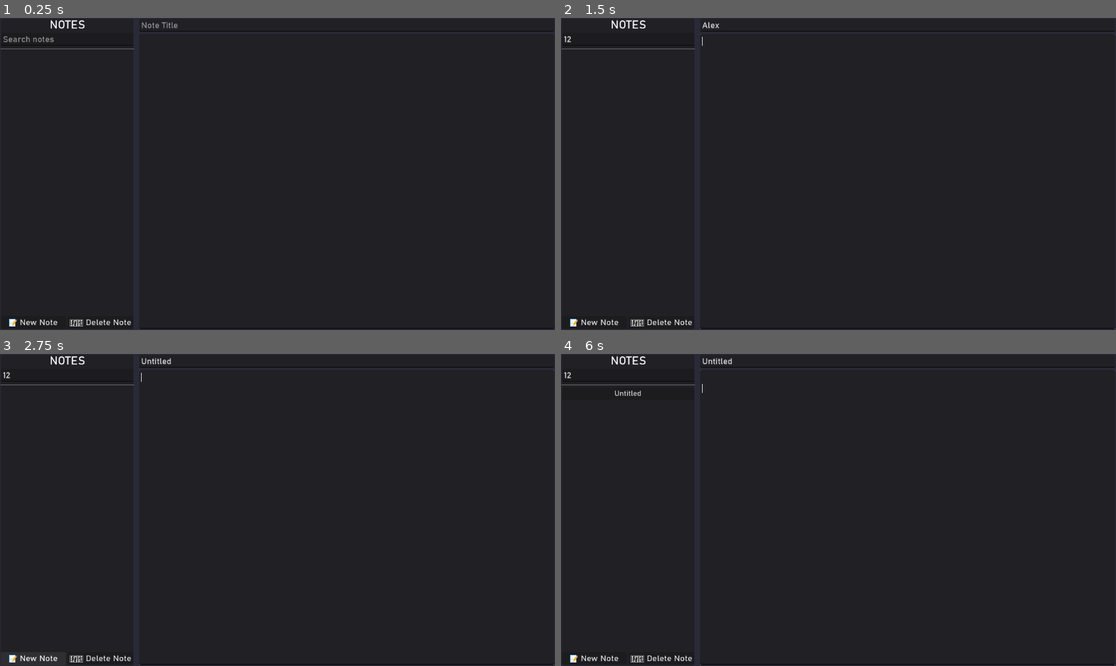
Above: before the commit, frames 1-4 (two rows, left to right).
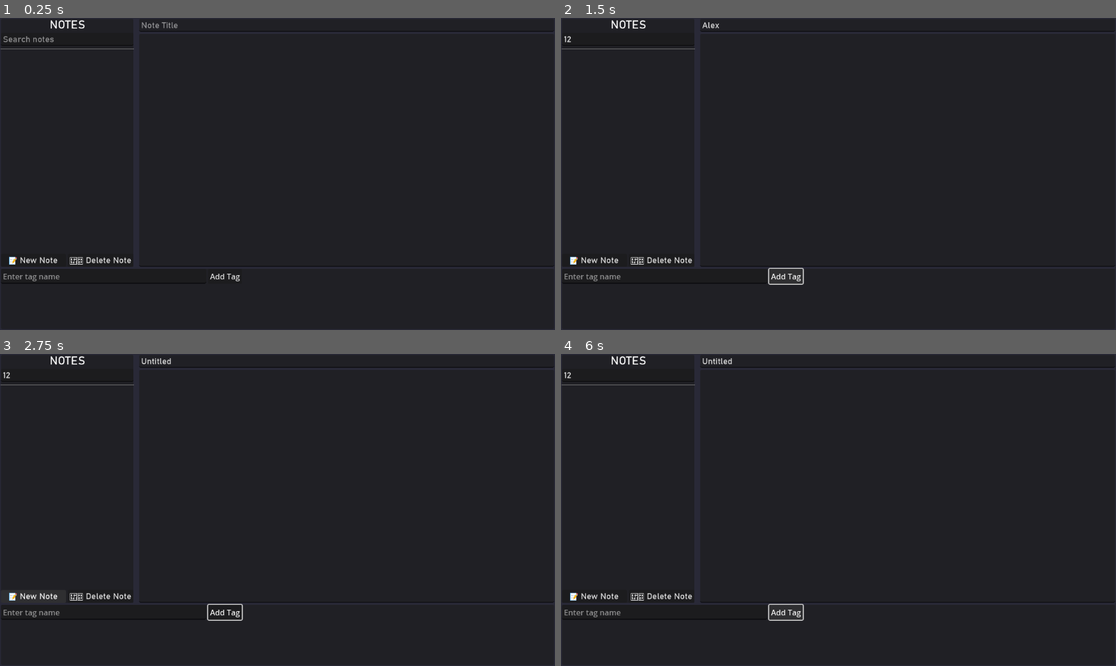
Above: after the commit, the same moments.

Repository: FroglightInteractive/FroglightNotes
Game: Godot game, scene res://scenes/main_window.tscn
Two runs of this game, one before a commit and one after it. Both use one fixed random seed, a clock stepped at 60 frames per second and the inputs below.
Inputs (mouse positions are in pixels of both pictures, inside the frame that each line leads up to):
- Up to frame 1 (0.25 s): no input
- Up to frame 2 (1.5 s): click (627, 39) at 0.52 s; type "12" at 0.6 s; click (905, 24) at 0.75 s; type "Alex" at 0.83 s; click (788, 276) at 1.25 s, where only the run after the commit has a clickable "Add Tag"
- Up to frame 3 (2.75 s): click "📝 New Note" at 2 s
- Up to frame 4 (6 s): click "📝 New Note" at 2.75 s; click (788, 612) at 3.5 s, where only the run after the commit has a clickable "Add Tag"; click "📝 New Note" at 4.25 s; click (788, 612) at 5 s, where only the run after the commit has a clickable "Add Tag"; tap Enter at 5.75 s

The runs differ from the first frame. In frame 1, 0.6% of the frame differs, in the area x 0-44%, y 76-99%; in frame 2, 0.7%; in frame 3, 0.8%; in frame 4, 0.8%, in the area x 0-100%, y 5-100%.

Commit message:
added tags

Diff:
--- a/scenes/main_window.tscn
+++ b/scenes/main_window.tscn
@@ -1,7 +1,8 @@
-[gd_scene load_steps=4 format=3 uid="uid://d4jwm4nfj8skh"]
+[gd_scene load_steps=5 format=3 uid="uid://d4jwm4nfj8skh"]
 
 [ext_resource type="Script" uid="uid://cig7iccmnmjio" path="res://scripts/main_window.gd" id="1_ac7cv"]
 [ext_resource type="FontFile" uid="uid://byypkayusmc3f" path="res://assets/fonts/bahnschrift.ttf" id="2_52e18"]
+[ext_resource type="Script" uid="uid://cqinu8voe8osn" path="res://scripts/tag_bar.gd" id="3_lp381"]
 
 [sub_resource type="LabelSettings" id="LabelSettings_p671h"]
 font = ExtResource("2_52e18")
@@ -141,4 +142,51 @@
 theme_override_fonts/font = ExtResource("2_52e18")
 theme_override_font_sizes/font_size = 18
 
+[node name="BottomBar" type="Control" parent="MarginContainer/VBoxContainer"]
+custom_minimum_size = Vector2(0, 125)
+layout_mode = 2
+
+[node name="TagBar" type="Panel" parent="MarginContainer/VBoxContainer/BottomBar"]
+layout_mode = 1
+anchors_preset = 15
+anchor_right = 1.0
+anchor_bottom = 1.0
+grow_horizontal = 2
+grow_vertical = 2
+script = ExtResource("3_lp381")
+
+[node name="VBoxContainer" type="VBoxContainer" parent="MarginContainer/VBoxContainer/BottomBar/TagBar"]
+layout_mode = 1
+anchors_preset = 15
+anchor_right = 1.0
+anchor_bottom = 1.0
+grow_horizontal = 2
+grow_vertical = 2
+
+[node name="GridContainer" type="GridContainer" parent="MarginContainer/VBoxContainer/BottomBar/TagBar/VBoxContainer"]
+custom_minimum_size = Vector2(500, 0)
+layout_mode = 2
+size_flags_horizontal = 0
+columns = 2
+
+[node name="TagsLine" type="LineEdit" parent="MarginContainer/VBoxContainer/BottomBar/TagBar/VBoxContainer/GridContainer"]
+layout_mode = 2
+size_flags_horizontal = 3
+placeholder_text = "Enter tag name"
+
+[node name="AddTagButton" type="Button" parent="MarginContainer/VBoxContainer/BottomBar/TagBar/VBoxContainer/GridContainer"]
+layout_mode = 2
+size_flags_horizontal = 0
+text = "Add Tag"
+
+[node name="ScrollContainer" type="ScrollContainer" parent="MarginContainer/VBoxContainer/BottomBar/TagBar/VBoxContainer"]
+layout_mode = 2
+size_flags_vertical = 3
+follow_focus = true
+
+[node name="TagContainer" type="HFlowContainer" parent="MarginContainer/VBoxContainer/BottomBar/TagBar/VBoxContainer/ScrollContainer"]
+layout_mode = 2
+size_flags_horizontal = 3
+size_flags_vertical = 3
+
 [connection signal="confirmed" from="DeleteNoteConfirm" to="." method="_delete_current_note"]
--- /dev/null
+++ b/scenes/tag.tscn
@@ -0,0 +1,27 @@
+[gd_scene load_steps=3 format=3 uid="uid://bqn4gst42bex5"]
+
+[ext_resource type="Script" uid="uid://bcnfqp5t6fqqt" path="res://scripts/tag.gd" id="1_r78br"]
+
+[sub_resource type="StyleBoxFlat" id="StyleBoxFlat_r78br"]
+bg_color = Color(0.0992318, 0.0992318, 0.0992317, 1)
+corner_radius_top_left = 3
+corner_radius_top_right = 3
+corner_radius_bottom_right = 3
+corner_radius_bottom_left = 3
+
+[node name="Label" type="Label"]
+custom_minimum_size = Vector2(75, 0)
+offset_right = 1.0
+offset_bottom = 23.0
+horizontal_alignment = 1
+script = ExtResource("1_r78br")
+
+[node name="Tag" type="Panel" parent="."]
+show_behind_parent = true
+layout_mode = 1
+anchors_preset = 15
+anchor_right = 1.0
+anchor_bottom = 1.0
+grow_horizontal = 2
+grow_vertical = 2
+theme_override_styles/panel = SubResource("StyleBoxFlat_r78br")
--- a/scripts/main_window.gd
+++ b/scripts/main_window.gd
@@ -8,6 +8,7 @@
 @onready var notes_title: LineEdit = $MarginContainer/VBoxContainer/MainUI/HSplitContainer/VBoxContainer/HBoxContainer/NotesTitle
 @onready var notes_editor: TextEdit = $MarginContainer/VBoxContainer/MainUI/HSplitContainer/VBoxContainer/NotesEditor
 @onready var delete_note_confirm: ConfirmationDialog = $DeleteNoteConfirm
+@onready var tag_bar: Panel = $MarginContainer/VBoxContainer/BottomBar/TagBar
 
 # directory where notes will be saved to/loaded from
 const NOTES_DIR: String = "user://notes/"
@@ -89,10 +90,18 @@
 
 	var title: String = data.get("title", "Untitled")
 	var content: String = data.get("content", "")
+	var tags = data.get("tags", [])
 
 	# insert data from file into editor
 	notes_title.text = title
 	notes_editor.text = content
+
+	# update tag bar
+	tag_bar.current_note_tags.clear()
+	for tag in tags:
+		if not tag_bar.current_note_tags.has(tag):
+			tag_bar.current_note_tags.append(tag)
+	tag_bar._refresh_tags()
 
 
 func _save_current_note() -> void:
@@ -115,7 +124,8 @@
 	var data = {
 		"title": title,
 		"content": notes_editor.text,
-		"edited_at": Time.get_datetime_string_from_system()
+		"edited_at": Time.get_datetime_string_from_system(),
+		"tags": tag_bar.current_note_tags
 	}
 
 	# save data to file
@@ -143,6 +153,8 @@
 	current_note_path = ""
 	notes_title.text = "Untitled"
 	notes_editor.text = ""
+	tag_bar.current_note_tags.clear()
+	tag_bar._refresh_tags()
 
 
 func _on_search_text_changed(new_text: String) -> void:
--- /dev/null
+++ b/scripts/tag.gd
@@ -0,0 +1,5 @@
+extends Label
+
+
+func set_tag_name(tag_text: String) -> void:
+	text = tag_text
--- /dev/null
+++ b/scripts/tag_bar.gd
@@ -0,0 +1,31 @@
+extends Panel
+
+@onready var tags_line: LineEdit = $VBoxContainer/GridContainer/TagsLine
+@onready var add_tag_button: Button = $VBoxContainer/GridContainer/AddTagButton
+@onready var tag_container: HFlowContainer = $VBoxContainer/ScrollContainer/TagContainer
+
+const TAG: PackedScene = preload("res://scenes/tag.tscn")
+
+var current_note_tags: Array[String] = []
+
+
+func _ready() -> void:
+	add_tag_button.pressed.connect(_on_add_tag_pressed)
+
+
+func _on_add_tag_pressed() -> void:
+	var new_tag = tags_line.text.strip_edges()
+	if new_tag != "" and not current_note_tags.has(new_tag):
+		current_note_tags.append(new_tag)
+		_refresh_tags()
+	tags_line.text = ""
+
+
+func _refresh_tags() -> void:
+	for child in tag_container.get_children():
+		child.queue_free()
+
+	for tag in current_note_tags:
+		var tag_label = TAG.instantiate()
+		tag_label.set_tag_name(tag)
+		tag_container.add_child(tag_label)
Not shown, added: scripts/tag.gd.uid
Not shown, added: scripts/tag_bar.gd.uid
